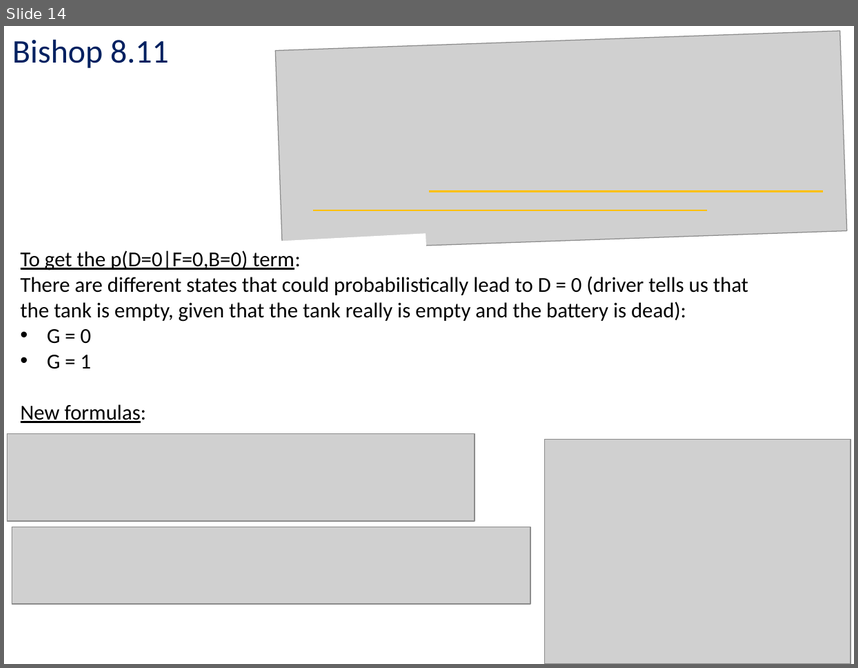
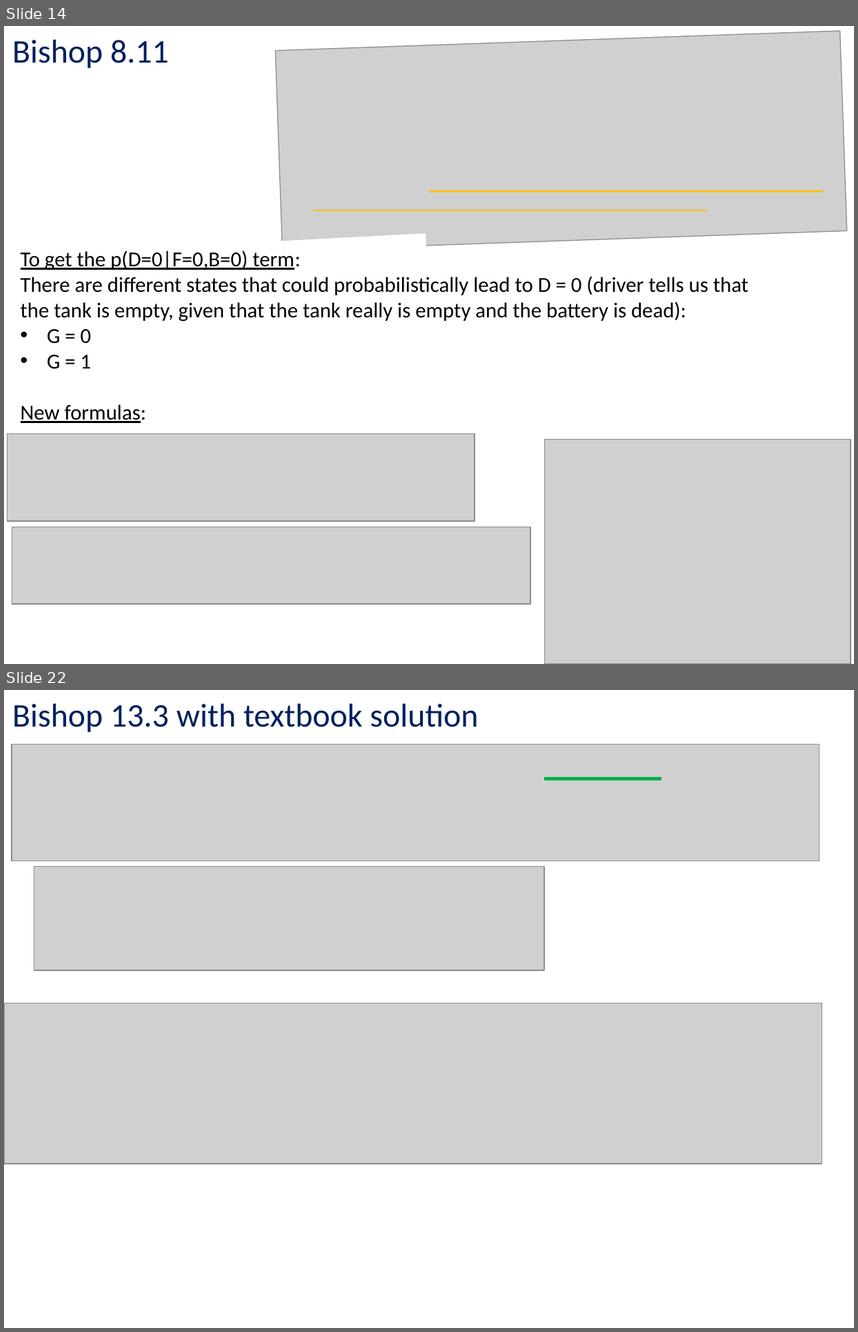
Before and after one commit to kc13/CS1675, a slide deck: recitation12/cs1675_rec12_nov30.pptx. Shown one above the other, each under a label of ours: slide 14 before the commit, slides 14 and 22 after it; the slides between them are not shown. The pictures are 858x668 and 858x1332 pixels, drawn with LibreOffice and Linux fonts; fonts in the diff are those of the drawing; grey boxes stand for pictures. Boxes give left, top, right and bottom in pixels: in the first picture for what was removed or moved away, otherwise in the second. Text is boxed around its words. In the diff, an @@ line names an element or a change of style, - is before the commit and + after.

```diff
--- a/recitation12/cs1675_rec12_nov30.pptx
+++ b/recitation12/cs1675_rec12_nov30.pptx
@@ slide 22 added at <box>4,690,854,1328</box>, background #FFFFFF @@
@@ text added at <box>12,703,478,732</box>, 28 pt, text #002060 @@
+Bishop 13.3 with textbook solution
@@ picture added at <box>12,745,819,861</box> @@
@@ line added from (545, 778) to (662, 778), #00B050 3 pt @@
@@ picture added at <box>34,866,545,969</box> @@
@@ picture added at <box>4,1003,822,1163</box> @@
```
Also in this commit, not shown: 2 slides changed, 6 other slides added.
